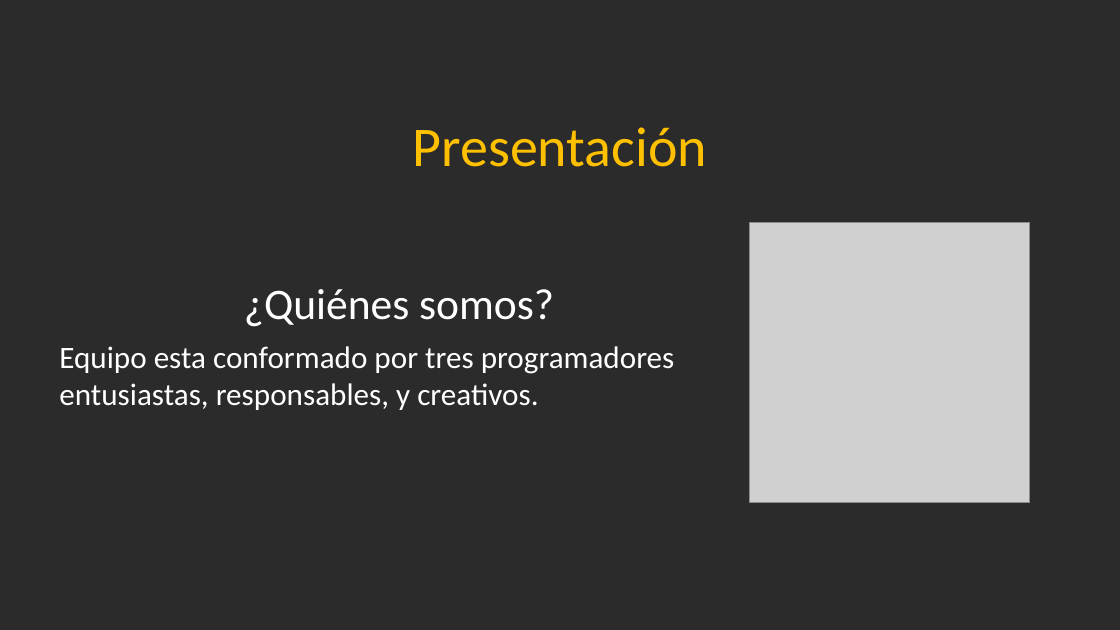
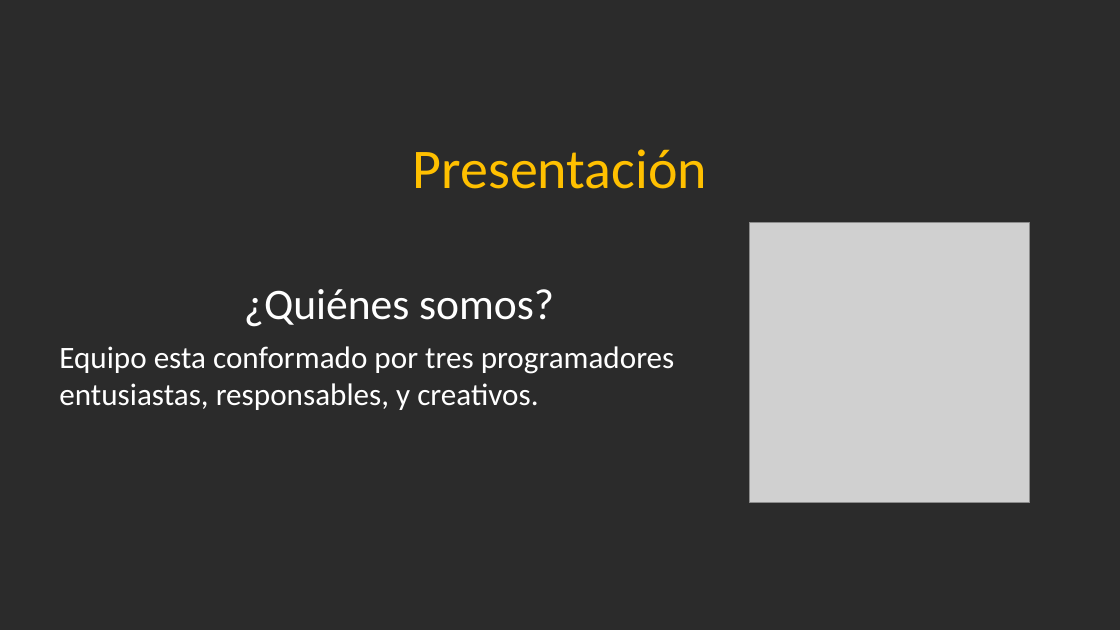
Before and after one commit to Jandycon/PROYECTOAPP, a slide deck: slide 3 of DidaktikApp.pptx. Drawn at 1120x630 pixels with LibreOffice and Linux fonts; fonts in the diff are those of the drawing; grey boxes stand for pictures; background and template pictures are left out; a plain dark background stands for a picture behind light text. Boxes give left, top, right and bottom in pixels: in the first picture for what was removed or moved away, otherwise in the second. Text is boxed around its words. In the diff, an @@ line names an element or a change of style, - is before the commit and + after.

```diff
--- a/DidaktikApp.pptx
+++ b/DidaktikApp.pptx
@@ text "Presentación": place and size @@
-text "Presentación" at [413, 127, 707, 167]
+text "Presentación" at [413, 149, 707, 189]
```
Also in this commit, not shown: 3 other slides changed.
